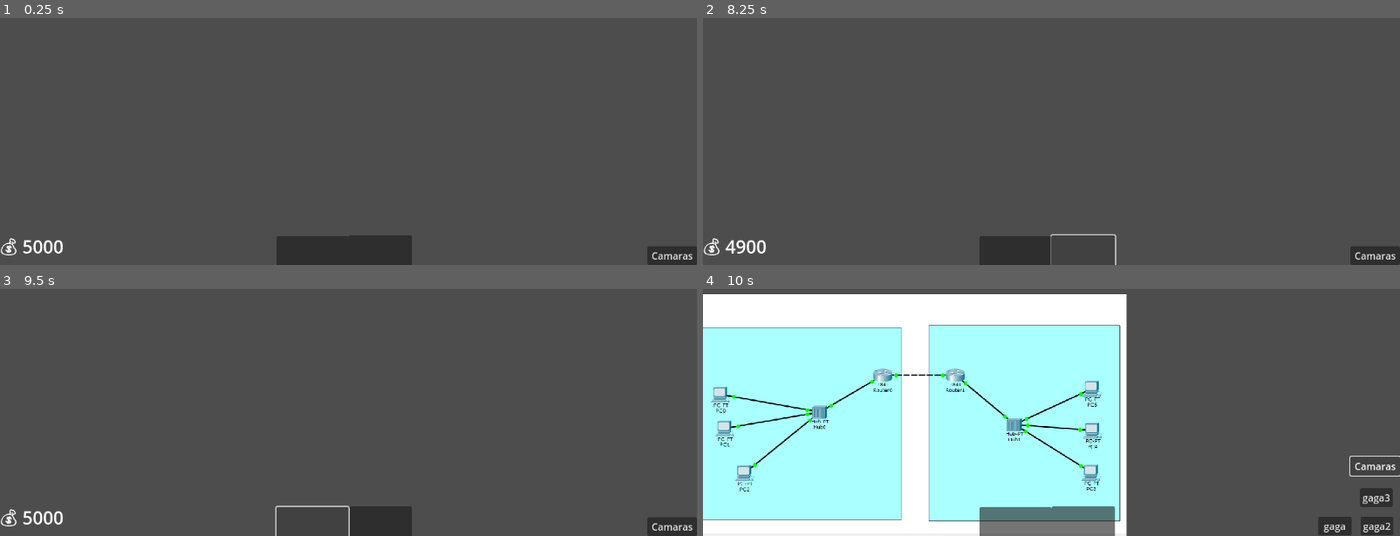
Above: before the commit, frames 1-4 (two rows, left to right).
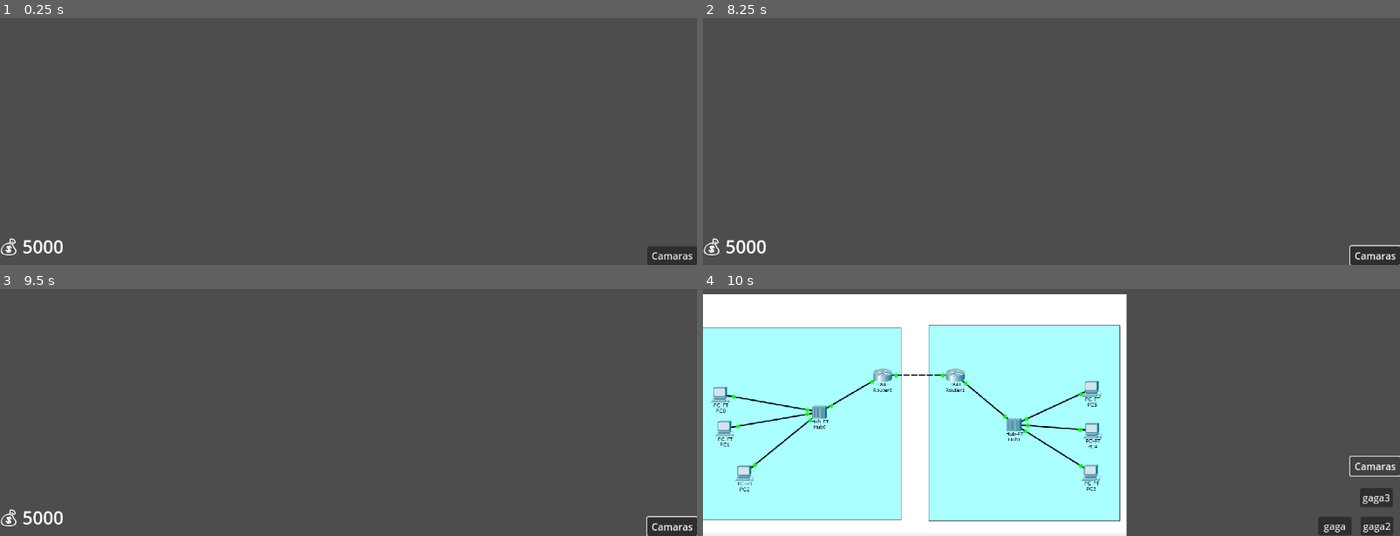
Above: after the commit, the same moments.

Repository: Rayclu/5noches
Game: Godot game, scene res://scenes/HUD.tscn
The game is run twice, just before and just after one commit, with the same random seed, the same clock (stepped at 60 frames per second) and the same inputs. This scene is started directly instead of the project's main scene.
Inputs (mouse positions are in pixels of both pictures, inside the frame that each line leads up to):
- Up to frame 1 (0.25 s): no input
- Up to frame 2 (8.25 s): click (1086, 250) at 0.52 s; click (1016, 252) at 1.27 s; click "Camaras" at 2 s; click "gaga" at 2.75 s; click "gaga2" at 3.5 s; click "gaga3" at 4.25 s; click "gaga" at 5 s; click "gaga2" at 5.75 s; click "gaga3" at 6.5 s; click "Camaras" at 7.25 s; click (1086, 250) at 8.02 s
- Up to frame 3 (9.5 s): click (313, 523) at 8.77 s
- Up to frame 4 (10 s): click "Camaras" at 9.5 s

The runs differ from the first frame. In frame 1, 2.3% of the frame differs, in the area x 39-60%, y 87-100%; in frame 2, 1.4%; in frame 3, 1.3%; in frame 4, 2.3%.

Commit message:
corchazo en las pelotas

Diff:
--- a/Minigames/Code/buttons_minigames.gd
+++ b/Minigames/Code/buttons_minigames.gd
@@ -12,7 +12,7 @@
 	ProgrssBar.value = GameTimer.time_left
 	ProgrssBar.max_value = 60
 	ConfigBttns()
-	LEVELS.changeStats()
+
 
 func _process(delta: float) -> void:
 	get_node("Label").text = 'points: ' + str(points)
--- a/code/Clase_Comida.gd
+++ b/code/Clase_Comida.gd
@@ -1,9 +1,11 @@
 class_name comida
+var name
 var value
 var image
 var stock
 
-func updateValues(money,asset,amount):
+func updateValues(nombre,money,asset,amount):
+	name = nombre
 	value = money
 	image = asset
 	stock = amount
--- a/code/Levels.gd
+++ b/code/Levels.gd
@@ -1,11 +1,15 @@
 extends Node
 var InitialMoney= 5000 # ECONOMY._get_money()
+var assets = {"pan":"","coca":"","alfajor":"","fiambre":"","agua":""}
 var dificulty = 1
 var level = 1
-var items_per_level = { 1:[comida.new().updateValues(100,"res://assets/Captura de pantalla 2025-09-10 151249.png",10),"pan","queso","alfajores"],2:[],3:[],4:[]} #a definir items con claudio
-func changeStats():#IndexValue
-	items_per_level[1][0].printe()
-	#InitialMoney*=IndexValue
+var items_per_level = { 1:[CrteFd("pan",100,assets["pan"],10),CrteFd("coca",200,assets["coca"],10),CrteFd("alfajor",200,assets["alfajor"],10),CrteFd("fiambre",200,assets["fiambre"],10),CrteFd("agua",200,assets["agua"],10)],2:[],3:[],4:[]} #a definir items con claudio
+
+func changeStats(IndexValue):
+	InitialMoney*=IndexValue
 
 func PassDificulty(new):
 	dificulty+=new
+
+func CrteFd(name,value,img,stock):
+	return comida.new().updateValues(name,value,img,stock)
--- /dev/null
+++ b/code/classInv.gd
@@ -0,0 +1 @@
+extends Node
--- /dev/null
+++ b/code/inventory.gd
@@ -0,0 +1,17 @@
+extends Panel
+func _process(delta: float) -> void:
+	if Input.get_current_cursor_shape() == CURSOR_FORBIDDEN:
+		DisplayServer.cursor_set_shape(DisplayServer.CURSOR_ARROW)
+var data_bk
+func _notification(what: int) -> void:
+	if what == Node.NOTIFICATION_DRAG_BEGIN:
+		data_bk = get_viewport().gui_get_drag_data()
+	if what == Node.NOTIFICATION_DRAG_END:
+		if !is_drag_successful():
+			if data_bk:
+				for data in data_bk:
+					data.show()
+					data_bk=null
+
+#ya termine de hacer todo el diseño pero me faltaria añadir en base a los objetos creados
+# por la clase añadirlos en el nivel con su respectivo stock, eto
--- /dev/null
+++ b/code/itemslot.gd
@@ -0,0 +1,34 @@
+extends Panel
+
+@onready var texture_rect: TextureRect = $TextureRect
+@onready var label: Label = $Label
+
+func _get_drag_data(at_position: Vector2) -> Variant:
+	if texture_rect.texture == null || label == null:
+		return
+
+	var preview = duplicate()
+	var c = Control.new()
+	c.add_child(preview)
+	preview.position -= Vector2(25,25)
+	preview.self_modulate = Color.TRANSPARENT
+	c.modulate = Color(c.modulate,0.5)
+	texture_rect.hide()
+	label.hide()
+	set_drag_preview(c)
+	return [texture_rect,label]
+
+func _can_drop_data(_at_position: Vector2, _data: Variant) -> bool:
+	return true
+
+func _drop_data(_at_position: Vector2, data: Variant) -> void:
+	var temp = texture_rect.texture
+	var labl = label.text
+	texture_rect.show()
+	label.show()
+	label.text = data[1].text
+	data[1].text = labl
+	texture_rect.texture = data[0].texture
+	data[0].texture = temp
+	data[0].show()
+	data[1].show()
--- a/project.godot
+++ b/project.godot
@@ -19,6 +19,7 @@
 
 LEVELS="*res://code/Levels.gd"
 ECONOMY="*res://code/Economy.gd"
+INVENTORY="*res://code/Inventory.gd"
 
 [file_customization]
 
--- a/scenes/HUD.tscn
+++ b/scenes/HUD.tscn
@@ -1,7 +1,6 @@
-[gd_scene load_steps=5 format=3 uid="uid://cdtq25ijhiaa3"]
+[gd_scene load_steps=4 format=3 uid="uid://cdtq25ijhiaa3"]
 
 [ext_resource type="Script" uid="uid://dae01qrni0mu2" path="res://code/CamerasControllerHUD.gd" id="1_wc5e5"]
-[ext_resource type="Script" uid="uid://brnv4m5u7js06" path="res://code/node.gd" id="2_u6o08"]
 [ext_resource type="Script" uid="uid://dotmdc2kywt6g" path="res://code/moneyControllerHUD.gd" id="2_wc5e5"]
 
 [sub_resource type="LabelSettings" id="LabelSettings_wc5e5"]
@@ -96,39 +95,3 @@
 grow_vertical = 0
 label_settings = SubResource("LabelSettings_wc5e5")
 vertical_alignment = 2
-
-[node name="PRUEBAS" type="Control" parent="."]
-layout_mode = 3
-anchors_preset = 7
-anchor_left = 0.5
-anchor_top = 1.0
-anchor_right = 0.5
-anchor_bottom = 1.0
-grow_horizontal = 2
-grow_vertical = 0
-script = ExtResource("2_u6o08")
-
-[node name="Button" type="Button" parent="PRUEBAS"]
-layout_mode = 1
-anchors_preset = 4
-anchor_top = 0.5
-anchor_bottom = 0.5
-offset_top = -49.0
-offset_right = 105.0
-offset_bottom = 4.0
-grow_vertical = 2
-action_mode = 0
-
-[node name="Button2" type="Button" parent="PRUEBAS"]
-layout_mode = 1
-anchors_preset = 6
-anchor_left = 1.0
-anchor_top = 0.5
-anchor_right = 1.0
-anchor_bottom = 0.5
-offset_left = -119.0
-offset_top = -48.0
-offset_bottom = 4.0
-grow_horizontal = 0
-grow_vertical = 2
-action_mode = 0
--- /dev/null
+++ b/scenes/Inventory.tscn
@@ -0,0 +1,604 @@
+[gd_scene load_steps=4 format=3 uid="uid://btq72mdddp38g"]
+
+[ext_resource type="Script" uid="uid://b0ueeda5tt3fb" path="res://code/inventory.gd" id="1_brmsw"]
+[ext_resource type="Script" uid="uid://bmbi548ybyyr6" path="res://code/itemslot.gd" id="1_elp5n"]
+[ext_resource type="Texture2D" uid="uid://d2owa0hvq0ht5" path="res://assets/Untitled.jpeg" id="1_kh8if"]
+
+[node name="Control" type="Control"]
+layout_mode = 3
+anchors_preset = 15
+anchor_right = 1.0
+anchor_bottom = 1.0
+grow_horizontal = 2
+grow_vertical = 2
+
+[node name="CanvasLayer" type="CanvasLayer" parent="."]
+
+[node name="Inventory" type="Panel" parent="CanvasLayer"]
+anchors_preset = 8
+anchor_left = 0.5
+anchor_top = 0.5
+anchor_right = 0.5
+anchor_bottom = 0.5
+offset_left = -305.0
+offset_top = -90.0
+offset_right = 298.0
+offset_bottom = 55.0
+grow_horizontal = 2
+grow_vertical = 2
+script = ExtResource("1_brmsw")
+
+[node name="MarginContainer" type="MarginContainer" parent="CanvasLayer/Inventory"]
+layout_mode = 0
+offset_right = 40.0
+offset_bottom = 40.0
+theme_override_constants/margin_left = 10
+theme_override_constants/margin_top = 10
+theme_override_constants/margin_right = 10
+theme_override_constants/margin_bottom = 10
+
+[node name="GridContainer" type="GridContainer" parent="CanvasLayer/Inventory/MarginContainer"]
+layout_mode = 2
+theme_override_constants/h_separation = 5
+theme_override_constants/v_separation = 5
+columns = 9
+
+[node name="Itemslot" type="Panel" parent="CanvasLayer/Inventory/MarginContainer/GridContainer"]
+custom_minimum_size = Vector2(60, 60)
+layout_mode = 2
+script = ExtResource("1_elp5n")
+
+[node name="TextureRect" type="TextureRect" parent="CanvasLayer/Inventory/MarginContainer/GridContainer/Itemslot"]
+layout_mode = 1
+anchors_preset = -1
+anchor_left = 0.0833333
+anchor_right = 0.916667
+anchor_bottom = 1.0
+grow_horizontal = 2
+grow_vertical = 2
+texture = ExtResource("1_kh8if")
+expand_mode = 5
+stretch_mode = 5
+metadata/_edit_use_anchors_ = true
+
+[node name="Label" type="Label" parent="CanvasLayer/Inventory/MarginContainer/GridContainer/Itemslot"]
+layout_mode = 1
+anchors_preset = 3
+anchor_left = 1.0
+anchor_top = 1.0
+anchor_right = 1.0
+anchor_bottom = 1.0
+offset_left = -40.0
+offset_top = -23.0
+grow_horizontal = 0
+grow_vertical = 0
+text = "10"
+horizontal_alignment = 2
+vertical_alignment = 3
+
+[node name="Itemslot2" type="Panel" parent="CanvasLayer/Inventory/MarginContainer/GridContainer"]
+custom_minimum_size = Vector2(60, 60)
+layout_mode = 2
+script = ExtResource("1_elp5n")
+
+[node name="TextureRect" type="TextureRect" parent="CanvasLayer/Inventory/MarginContainer/GridContainer/Itemslot2"]
+layout_mode = 1
+anchors_preset = -1
+anchor_left = 0.0833333
+anchor_right = 0.916667
+anchor_bottom = 1.0
+grow_horizontal = 2
+grow_vertical = 2
+expand_mode = 5
+stretch_mode = 5
+metadata/_edit_use_anchors_ = true
+
+[node name="Label" type="Label" parent="CanvasLayer/Inventory/MarginContainer/GridContainer/Itemslot2"]
+layout_mode = 1
+anchors_preset = 3
+anchor_left = 1.0
+anchor_top = 1.0
+anchor_right = 1.0
+anchor_bottom = 1.0
+offset_left = -40.0
+offset_top = -23.0
+grow_horizontal = 0
+grow_vertical = 0
+horizontal_alignment = 2
+vertical_alignment = 3
+
+[node name="Itemslot3" type="Panel" parent="CanvasLayer/Inventory/MarginContainer/GridContainer"]
+custom_minimum_size = Vector2(60, 60)
+layout_mode = 2
+script = ExtResource("1_elp5n")
+
+[node name="TextureRect" type="TextureRect" parent="CanvasLayer/Inventory/MarginContainer/GridContainer/Itemslot3"]
+layout_mode = 1
+anchors_preset = -1
+anchor_left = 0.0833333
+anchor_right = 0.916667
+anchor_bottom = 1.0
+grow_horizontal = 2
+grow_vertical = 2
+expand_mode = 5
+stretch_mode = 5
+metadata/_edit_use_anchors_ = true
+
+[node name="Label" type="Label" parent="CanvasLayer/Inventory/MarginContainer/GridContainer/Itemslot3"]
+layout_mode = 1
+anchors_preset = 3
+anchor_left = 1.0
+anchor_top = 1.0
+anchor_right = 1.0
+anchor_bottom = 1.0
+offset_left = -40.0
+offset_top = -23.0
+grow_horizontal = 0
+grow_vertical = 0
+horizontal_alignment = 2
+vertical_alignment = 3
+
+[node name="Itemslot4" type="Panel" parent="CanvasLayer/Inventory/MarginContainer/GridContainer"]
+custom_minimum_size = Vector2(60, 60)
+layout_mode = 2
+script = ExtResource("1_elp5n")
+
+[node name="TextureRect" type="TextureRect" parent="CanvasLayer/Inventory/MarginContainer/GridContainer/Itemslot4"]
+layout_mode = 1
+anchors_preset = -1
+anchor_left = 0.0833333
+anchor_right = 0.916667
+anchor_bottom = 1.0
+grow_horizontal = 2
+grow_vertical = 2
+expand_mode = 5
+stretch_mode = 5
+metadata/_edit_use_anchors_ = true
+
+[node name="Label" type="Label" parent="CanvasLayer/Inventory/MarginContainer/GridContainer/Itemslot4"]
+layout_mode = 1
+anchors_preset = 3
+anchor_left = 1.0
+anchor_top = 1.0
+anchor_right = 1.0
+anchor_bottom = 1.0
+offset_left = -40.0
+offset_top = -23.0
+grow_horizontal = 0
+grow_vertical = 0
+horizontal_alignment = 2
+vertical_alignment = 3
+
+[node name="Itemslot5" type="Panel" parent="CanvasLayer/Inventory/MarginContainer/GridContainer"]
+custom_minimum_size = Vector2(60, 60)
+layout_mode = 2
+script = ExtResource("1_elp5n")
+
+[node name="TextureRect" type="TextureRect" parent="CanvasLayer/Inventory/MarginContainer/GridContainer/Itemslot5"]
+layout_mode = 1
+anchors_preset = -1
+anchor_left = 0.0833333
+anchor_right = 0.916667
+anchor_bottom = 1.0
+grow_horizontal = 2
+grow_vertical = 2
+expand_mode = 5
+stretch_mode = 5
+metadata/_edit_use_anchors_ = true
+
+[node name="Label" type="Label" parent="CanvasLayer/Inventory/MarginContainer/GridContainer/Itemslot5"]
+layout_mode = 1
+anchors_preset = 3
+anchor_left = 1.0
+anchor_top = 1.0
+anchor_right = 1.0
+anchor_bottom = 1.0
+offset_left = -40.0
+offset_top = -23.0
+grow_horizontal = 0
+grow_vertical = 0
+horizontal_alignment = 2
+vertical_alignment = 3
+
+[node name="Itemslot6" type="Panel" parent="CanvasLayer/Inventory/MarginContainer/GridContainer"]
+custom_minimum_size = Vector2(60, 60)
+layout_mode = 2
+script = ExtResource("1_elp5n")
+
+[node name="TextureRect" type="TextureRect" parent="CanvasLayer/Inventory/MarginContainer/GridContainer/Itemslot6"]
+layout_mode = 1
+anchors_preset = -1
+anchor_left = 0.0833333
+anchor_right = 0.916667
+anchor_bottom = 1.0
+grow_horizontal = 2
+grow_vertical = 2
+expand_mode = 5
+stretch_mode = 5
+metadata/_edit_use_anchors_ = true
+
+[node name="Label" type="Label" parent="CanvasLayer/Inventory/MarginContainer/GridContainer/Itemslot6"]
+layout_mode = 1
+anchors_preset = 3
+anchor_left = 1.0
+anchor_top = 1.0
+anchor_right = 1.0
+anchor_bottom = 1.0
+offset_left = -40.0
+offset_top = -23.0
+grow_horizontal = 0
+grow_vertical = 0
+horizontal_alignment = 2
+vertical_alignment = 3
+
+[node name="Itemslot7" type="Panel" parent="CanvasLayer/Inventory/MarginContainer/GridContainer"]
+custom_minimum_size = Vector2(60, 60)
+layout_mode = 2
+script = ExtResource("1_elp5n")
+
+[node name="TextureRect" type="TextureRect" parent="CanvasLayer/Inventory/MarginContainer/GridContainer/Itemslot7"]
+layout_mode = 1
+anchors_preset = -1
+anchor_left = 0.0833333
+anchor_right = 0.916667
+anchor_bottom = 1.0
+grow_horizontal = 2
+grow_vertical = 2
+expand_mode = 5
+stretch_mode = 5
+metadata/_edit_use_anchors_ = true
+
+[node name="Label" type="Label" parent="CanvasLayer/Inventory/MarginContainer/GridContainer/Itemslot7"]
+layout_mode = 1
+anchors_preset = 3
+anchor_left = 1.0
+anchor_top = 1.0
+anchor_right = 1.0
+anchor_bottom = 1.0
+offset_left = -40.0
+offset_top = -23.0
+grow_horizontal = 0
+grow_vertical = 0
+horizontal_alignment = 2
+vertical_alignment = 3
+
+[node name="Itemslot8" type="Panel" parent="CanvasLayer/Inventory/MarginContainer/GridContainer"]
+custom_minimum_size = Vector2(60, 60)
+layout_mode = 2
+script = ExtResource("1_elp5n")
+
+[node name="TextureRect" type="TextureRect" parent="CanvasLayer/Inventory/MarginContainer/GridContainer/Itemslot8"]
+layout_mode = 1
+anchors_preset = -1
+anchor_left = 0.0833333
+anchor_right = 0.916667
+anchor_bottom = 1.0
+grow_horizontal = 2
+grow_vertical = 2
+expand_mode = 5
+stretch_mode = 5
+metadata/_edit_use_anchors_ = true
+
+[node name="Label" type="Label" parent="CanvasLayer/Inventory/MarginContainer/GridContainer/Itemslot8"]
+layout_mode = 1
+anchors_preset = 3
+anchor_left = 1.0
+anchor_top = 1.0
+anchor_right = 1.0
+anchor_bottom = 1.0
+offset_left = -40.0
+offset_top = -23.0
+grow_horizontal = 0
+grow_vertical = 0
+horizontal_alignment = 2
+vertical_alignment = 3
+
+[node name="Itemslot9" type="Panel" parent="CanvasLayer/Inventory/MarginContainer/GridContainer"]
+custom_minimum_size = Vector2(60, 60)
+layout_mode = 2
+script = ExtResource("1_elp5n")
+
+[node name="TextureRect" type="TextureRect" parent="CanvasLayer/Inventory/MarginContainer/GridContainer/Itemslot9"]
+layout_mode = 1
+anchors_preset = -1
+anchor_left = 0.0833333
+anchor_right = 0.916667
+anchor_bottom = 1.0
+grow_horizontal = 2
+grow_vertical = 2
+expand_mode = 5
+stretch_mode = 5
+metadata/_edit_use_anchors_ = true
+
+[node name="Label" type="Label" parent="CanvasLayer/Inventory/MarginContainer/GridContainer/Itemslot9"]
+layout_mode = 1
+anchors_preset = 3
+anchor_left = 1.0
+anchor_top = 1.0
+anchor_right = 1.0
+anchor_bottom = 1.0
+offset_left = -40.0
+offset_top = -23.0
+grow_horizontal = 0
+grow_vertical = 0
+horizontal_alignment = 2
+vertical_alignment = 3
+
+[node name="Itemslot10" type="Panel" parent="CanvasLayer/Inventory/MarginContainer/GridContainer"]
+custom_minimum_size = Vector2(60, 60)
+layout_mode = 2
+script = ExtResource("1_elp5n")
+
+[node name="TextureRect" type="TextureRect" parent="CanvasLayer/Inventory/MarginContainer/GridContainer/Itemslot10"]
+layout_mode = 1
+anchors_preset = -1
+anchor_left = 0.0833333
+anchor_right = 0.916667
+anchor_bottom = 1.0
+grow_horizontal = 2
+grow_vertical = 2
+expand_mode = 5
+stretch_mode = 5
+metadata/_edit_use_anchors_ = true
+
+[node name="Label" type="Label" parent="CanvasLayer/Inventory/MarginContainer/GridContainer/Itemslot10"]
+layout_mode = 1
+anchors_preset = 3
+anchor_left = 1.0
+anchor_top = 1.0
+anchor_right = 1.0
+anchor_bottom = 1.0
+offset_left = -40.0
+offset_top = -23.0
+grow_horizontal = 0
+grow_vertical = 0
+horizontal_alignment = 2
+vertical_alignment = 3
+
+[node name="Itemslot11" type="Panel" parent="CanvasLayer/Inventory/MarginContainer/GridContainer"]
+custom_minimum_size = Vector2(60, 60)
+layout_mode = 2
+script = ExtResource("1_elp5n")
+
+[node name="TextureRect" type="TextureRect" parent="CanvasLayer/Inventory/MarginContainer/GridContainer/Itemslot11"]
+layout_mode = 1
+anchors_preset = -1
+anchor_left = 0.0833333
+anchor_right = 0.916667
+anchor_bottom = 1.0
+grow_horizontal = 2
+grow_vertical = 2
+expand_mode = 5
+stretch_mode = 5
+metadata/_edit_use_anchors_ = true
+
+[node name="Label" type="Label" parent="CanvasLayer/Inventory/MarginContainer/GridContainer/Itemslot11"]
+layout_mode = 1
+anchors_preset = 3
+anchor_left = 1.0
+anchor_top = 1.0
+anchor_right = 1.0
+anchor_bottom = 1.0
+offset_left = -40.0
+offset_top = -23.0
+grow_horizontal = 0
+grow_vertical = 0
+horizontal_alignment = 2
+vertical_alignment = 3
+
+[node name="Itemslot12" type="Panel" parent="CanvasLayer/Inventory/MarginContainer/GridContainer"]
+custom_minimum_size = Vector2(60, 60)
+layout_mode = 2
+script = ExtResource("1_elp5n")
+
+[node name="TextureRect" type="TextureRect" parent="CanvasLayer/Inventory/MarginContainer/GridContainer/Itemslot12"]
+layout_mode = 1
+anchors_preset = -1
+anchor_left = 0.0833333
+anchor_right = 0.916667
+anchor_bottom = 1.0
+grow_horizontal = 2
+grow_vertical = 2
+expand_mode = 5
+stretch_mode = 5
+metadata/_edit_use_anchors_ = true
+
+[node name="Label" type="Label" parent="CanvasLayer/Inventory/MarginContainer/GridContainer/Itemslot12"]
+layout_mode = 1
+anchors_preset = 3
+anchor_left = 1.0
+anchor_top = 1.0
+anchor_right = 1.0
+anchor_bottom = 1.0
+offset_left = -40.0
+offset_top = -23.0
+grow_horizontal = 0
+grow_vertical = 0
+horizontal_alignment = 2
+vertical_alignment = 3
+
+[node name="Itemslot13" type="Panel" parent="CanvasLayer/Inventory/MarginContainer/GridContainer"]
+custom_minimum_size = Vector2(60, 60)
+layout_mode = 2
+script = ExtResource("1_elp5n")
+
+[node name="TextureRect" type="TextureRect" parent="CanvasLayer/Inventory/MarginContainer/GridContainer/Itemslot13"]
+layout_mode = 1
+anchors_preset = -1
+anchor_left = 0.0833333
+anchor_right = 0.916667
+anchor_bottom = 1.0
+grow_horizontal = 2
+grow_vertical = 2
+expand_mode = 5
+stretch_mode = 5
+metadata/_edit_use_anchors_ = true
+
+[node name="Label" type="Label" parent="CanvasLayer/Inventory/MarginContainer/GridContainer/Itemslot13"]
+layout_mode = 1
+anchors_preset = 3
+anchor_left = 1.0
+anchor_top = 1.0
+anchor_right = 1.0
+anchor_bottom = 1.0
+offset_left = -40.0
+offset_top = -23.0
+grow_horizontal = 0
+grow_vertical = 0
+horizontal_alignment = 2
+vertical_alignment = 3
+
+[node name="Itemslot14" type="Panel" parent="CanvasLayer/Inventory/MarginContainer/GridContainer"]
+custom_minimum_size = Vector2(60, 60)
+layout_mode = 2
+script = ExtResource("1_elp5n")
+
+[node name="TextureRect" type="TextureRect" parent="CanvasLayer/Inventory/MarginContainer/GridContainer/Itemslot14"]
+layout_mode = 1
+anchors_preset = -1
+anchor_left = 0.0833333
+anchor_right = 0.916667
+anchor_bottom = 1.0
+grow_horizontal = 2
+grow_vertical = 2
+expand_mode = 5
+stretch_mode = 5
+metadata/_edit_use_anchors_ = true
+
+[node name="Label" type="Label" parent="CanvasLayer/Inventory/MarginContainer/GridContainer/Itemslot14"]
+layout_mode = 1
+anchors_preset = 3
+anchor_left = 1.0
+anchor_top = 1.0
+anchor_right = 1.0
+anchor_bottom = 1.0
+offset_left = -40.0
+offset_top = -23.0
+grow_horizontal = 0
+grow_vertical = 0
+horizontal_alignment = 2
+vertical_alignment = 3
+
+[node name="Itemslot15" type="Panel" parent="CanvasLayer/Inventory/MarginContainer/GridContainer"]
+custom_minimum_size = Vector2(60, 60)
+layout_mode = 2
+script = ExtResource("1_elp5n")
+
+[node name="TextureRect" type="TextureRect" parent="CanvasLayer/Inventory/MarginContainer/GridContainer/Itemslot15"]
+layout_mode = 1
+anchors_preset = -1
+anchor_left = 0.0833333
+anchor_right = 0.916667
+anchor_bottom = 1.0
+grow_horizontal = 2
+grow_vertical = 2
+expand_mode = 5
+stretch_mode = 5
+metadata/_edit_use_anchors_ = true
+
+[node name="Label" type="Label" parent="CanvasLayer/Inventory/MarginContainer/GridContainer/Itemslot15"]
+layout_mode = 1
+anchors_preset = 3
+anchor_left = 1.0
+anchor_top = 1.0
+anchor_right = 1.0
+anchor_bottom = 1.0
+offset_left = -40.0
+offset_top = -23.0
+grow_horizontal = 0
+grow_vertical = 0
+horizontal_alignment = 2
+vertical_alignment = 3
+
+[node name="Itemslot16" type="Panel" parent="CanvasLayer/Inventory/MarginContainer/GridContainer"]
+custom_minimum_size = Vector2(60, 60)
+layout_mode = 2
+script = ExtResource("1_elp5n")
+
+[node name="TextureRect" type="TextureRect" parent="CanvasLayer/Inventory/MarginContainer/GridContainer/Itemslot16"]
+layout_mode = 1
+anchors_preset = -1
+anchor_left = 0.0833333
+anchor_right = 0.916667
+anchor_bottom = 1.0
+grow_horizontal = 2
+grow_vertical = 2
+expand_mode = 5
+stretch_mode = 5
+metadata/_edit_use_anchors_ = true
+
+[node name="Label" type="Label" parent="CanvasLayer/Inventory/MarginContainer/GridContainer/Itemslot16"]
+layout_mode = 1
+anchors_preset = 3
+anchor_left = 1.0
+anchor_top = 1.0
+anchor_right = 1.0
+anchor_bottom = 1.0
+offset_left = -40.0
+offset_top = -23.0
+grow_horizontal = 0
+grow_vertical = 0
+horizontal_alignment = 2
+vertical_alignment = 3
+
+[node name="Itemslot17" type="Panel" parent="CanvasLayer/Inventory/MarginContainer/GridContainer"]
+custom_minimum_size = Vector2(60, 60)
+layout_mode = 2
+script = ExtResource("1_elp5n")
+
+[node name="TextureRect" type="TextureRect" parent="CanvasLayer/Inventory/MarginContainer/GridContainer/Itemslot17"]
+layout_mode = 1
+anchors_preset = -1
+anchor_left = 0.0833333
+anchor_right = 0.916667
+anchor_bottom = 1.0
+grow_horizontal = 2
+grow_vertical = 2
+expand_mode = 5
+stretch_mode = 5
+metadata/_edit_use_anchors_ = true
+
+[node name="Label" type="Label" parent="CanvasLayer/Inventory/MarginContainer/GridContainer/Itemslot17"]
+layout_mode = 1
+anchors_preset = 3
+anchor_left = 1.0
+anchor_top = 1.0
+anchor_right = 1.0
+anchor_bottom = 1.0
+offset_left = -40.0
+offset_top = -23.0
+grow_horizontal = 0
+grow_vertical = 0
+horizontal_alignment = 2
+vertical_alignment = 3
+
+[node name="Itemslot18" type="Panel" parent="CanvasLayer/Inventory/MarginContainer/GridContainer"]
+custom_minimum_size = Vector2(60, 60)
+layout_mode = 2
+script = ExtResource("1_elp5n")
+
+[node name="TextureRect" type="TextureRect" parent="CanvasLayer/Inventory/MarginContainer/GridContainer/Itemslot18"]
+layout_mode = 1
+anchors_preset = -1
+anchor_left = 0.0833333
+anchor_right = 0.916667
+anchor_bottom = 1.0
+grow_horizontal = 2
+grow_vertical = 2
+expand_mode = 5
+stretch_mode = 5
+metadata/_edit_use_anchors_ = true
+
+[node name="Label" type="Label" parent="CanvasLayer/Inventory/MarginContainer/GridContainer/Itemslot18"]
+layout_mode = 1
+anchors_preset = 3
+anchor_left = 1.0
+anchor_top = 1.0
+anchor_right = 1.0
+anchor_bottom = 1.0
+offset_left = -40.0
+offset_top = -23.0
+grow_horizontal = 0
+grow_vertical = 0
+horizontal_alignment = 2
+vertical_alignment = 3
Not shown, added: code/Inventory.gd.uid
Not shown, added: code/classInv.gd.uid
Not shown, added: code/itemslot.gd.uid
Not shown, added: scenes/Inventory.tscn3249207501.tmp
